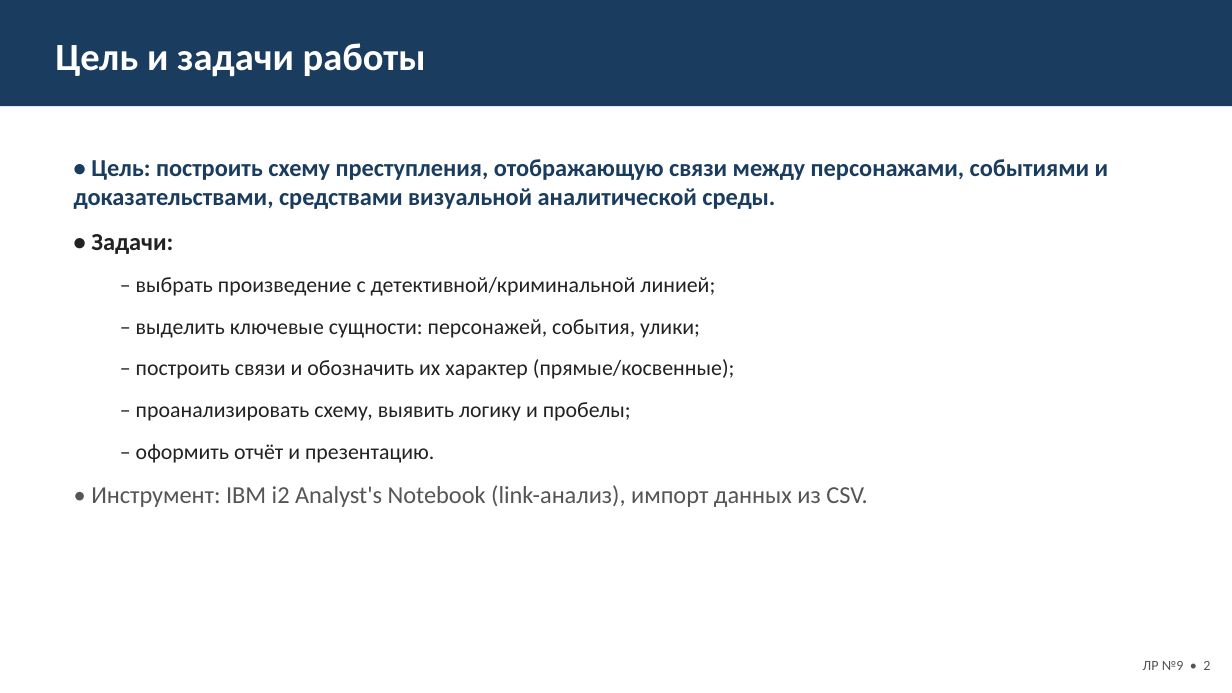
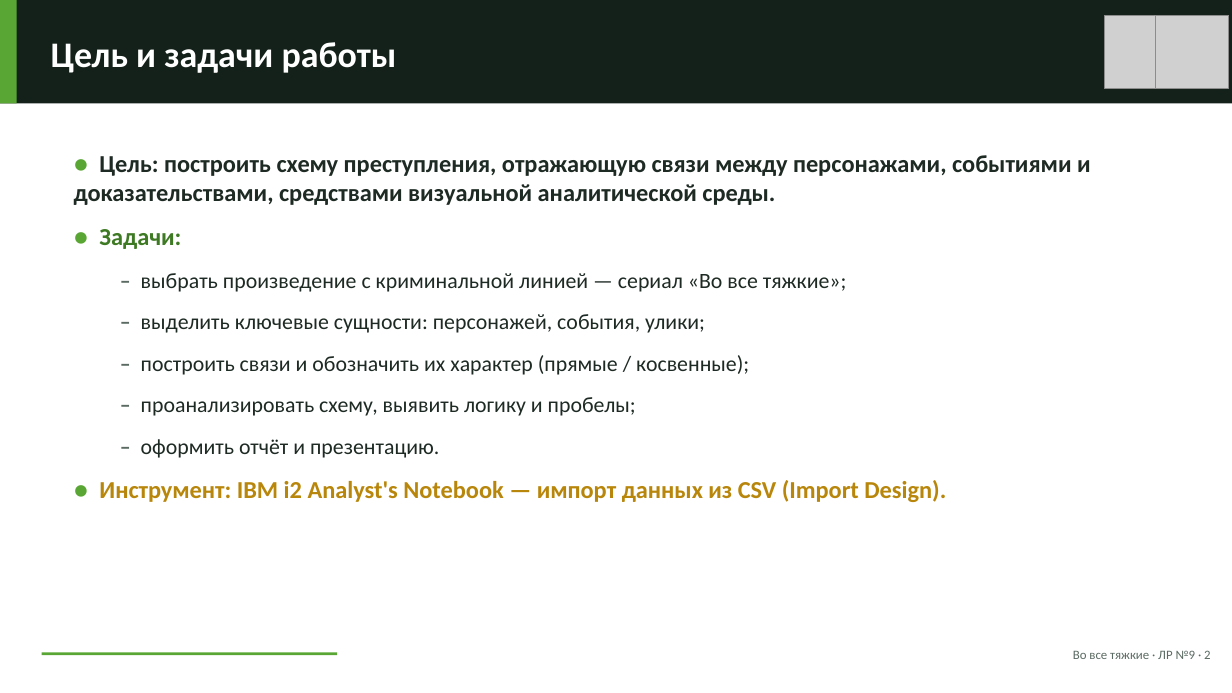
Before and after one commit to amogilev1993/anastasia_mogileva_project, a slide deck: slide 2 of docs/lab9/Лабораторная_9_Во_все_тяжкие.pptx. Drawn at 1232x693 pixels with LibreOffice and Linux fonts; fonts in the diff are those of the drawing; grey boxes stand for pictures. Boxes give left, top, right and bottom in pixels: in the first picture for what was removed or moved away, otherwise in the second. Text is boxed around its words. In the diff, an @@ line names an element or a change of style, - is before the commit and + after.

```diff
--- a/docs/lab9/Лабораторная_9_Во_все_тяжкие.pptx
+++ b/docs/lab9/Лабораторная_9_Во_все_тяжкие.pptx
@@ rectangle at (0, 0, 1232, 104): fill #1A3C5E to #14211A @@
@@ rectangle added at (0, 0, 17, 104), fill #5AA634 @@
@@ text "Цель и задачи работы" at (51, 42, 397, 73): size 30 to 28 pt @@
@@ picture added at (1104, 15, 1178, 88) @@
@@ picture added at (1155, 15, 1229, 88) @@
@@ text at (74, 155, 1091, 292): text changed; text colour #1A3C5E to #1E2A24 @@
-• Цель: построить схему преступления, отображающую связи между персонажами, событиями и доказательствами, средствами визуальной аналитической среды.
-• Задачи:
-  – выбрать произведение с детективной/криминальной линией;
+● Цель: построить схему преступления, отражающую связи между персонажами, событиями и доказательствами, средствами визуальной аналитической среды.
+● Задачи:
+  – выбрать произведение с криминальной линией — сериал «Во все тяжкие»;
@@ text at (141, 314, 705, 458): text colour #222222 to #5B6B63, bold on in "–", "–", "–"; text colour #222222 to #1E2A24 in "выделить ключевые сущности: персонажей, события, улики;", "проанализировать схему, выявить логику и пробелы;", "оформить отчёт и презентацию." @@
@@ text at (141, 355, 749, 375): text changed; text colour #222222 to #1E2A24 @@
-  – построить связи и обозначить их характер (прямые/косвенные);
+  – построить связи и обозначить их характер (прямые / косвенные);
@@ text at (99, 480, 946, 502): text changed; text colour #555555 to #B8860B; bold on @@
-• Инструмент: IBM i2 Analyst's Notebook (link-анализ), импорт данных из CSV.
+● Инструмент: IBM i2 Analyst's Notebook — импорт данных из CSV (Import Design).
@@ rectangle added at (42, 653, 337, 655), fill #5AA634 @@
@@ text at (1073, 650, 1210, 659): text changed; size 11 to 10 pt; text colour #555555 to #5B6B63 @@
-ЛР №9 • 2
+Во все тяжкие · ЛР №9 · 2
```
Also in this commit, not shown: 7 other slides changed, 2 slides added, 2 slides removed, 14 other files.
